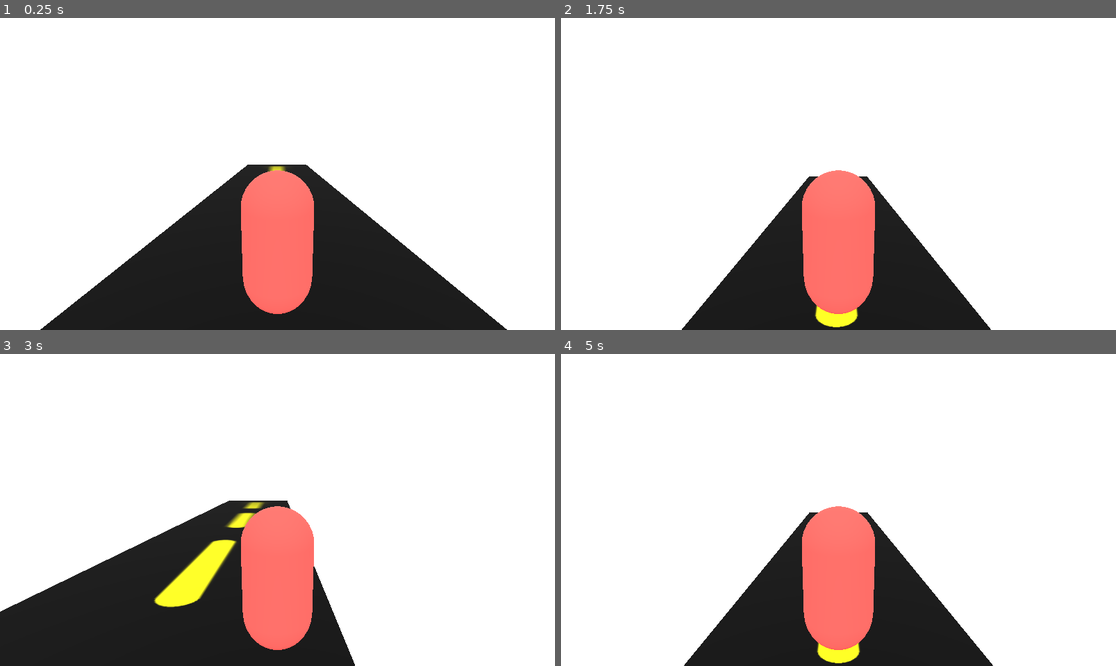
Above: before the commit, frames 1-4 (two rows, left to right).
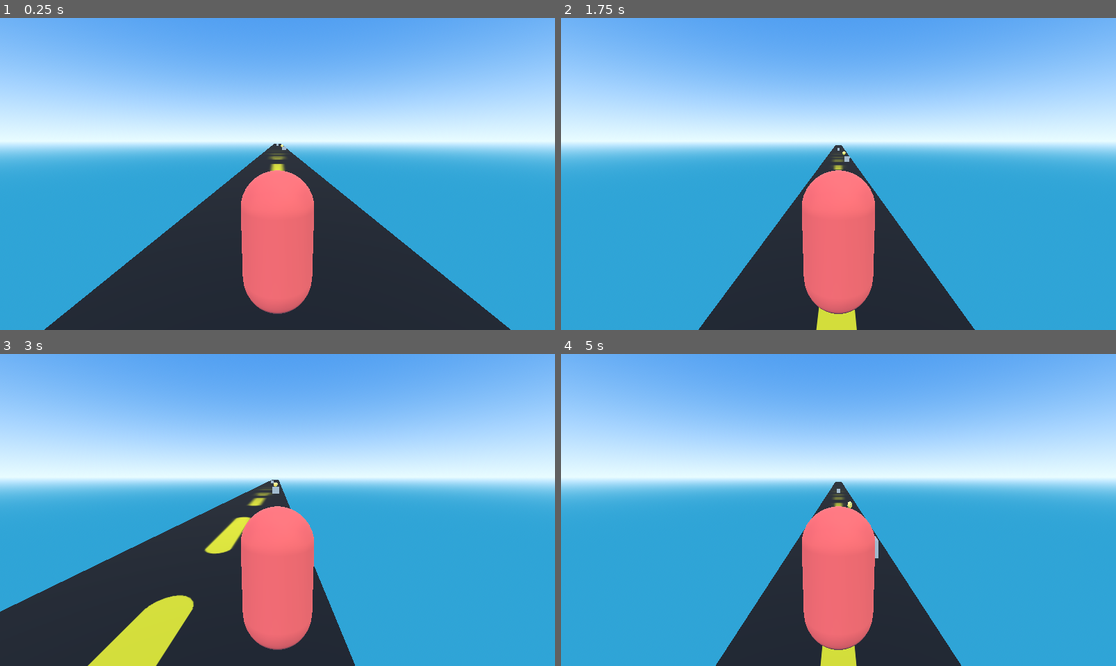
Above: after the commit, the same moments.

Repository: juliohenriquec/Endless-Runner-3D-Game
Game: Godot game, scene res://scenes/level.tscn
Same seed, same stepped clock (60 frames per second), same inputs: the game is played once before the commit and once after it. The project has no main scene, so this scene is started directly.
Inputs:
- Up to frame 1 (0.25 s): no input
- Up to frame 2 (1.75 s): tap Enter (ui_accept) at 0.5, 0.77, 1.52 s; hold Right (ui_right) 0.53-1.28 s; hold Left (ui_left) from 1.28 s (still down)
- Up to frame 3 (3 s): release Left (ui_left) at 2.03 s; hold Right (ui_right) from 2.03 s (still down)
- Up to frame 4 (5 s): tap Enter (ui_accept) at 3.02, 3.77, 4.52 s; release Right (ui_right) at 3.53 s; hold Left (ui_left) from 3.53 s (still down)

The runs differ from the first frame. In frame 1, 93% of the frame differs, in the area x 0-100%, y 0-100%; in frame 2, 95%; in frame 3, 93%; in frame 4, 95%.

Commit message:
protótipo v1

Diff:
--- /dev/null
+++ b/entities/coin.gd
@@ -0,0 +1,22 @@
+extends Node3D
+
+const ROT_SPEED := 2.0
+@export var hud : CanvasLayer
+@export var ground : Node3D
+
+# Called when the node enters the scene tree for the first time.
+func _ready() -> void:
+	pass # Replace with function body.
+
+
+# Called every frame. 'delta' is the elapsed time since the previous frame.
+func _process(delta: float) -> void:
+	rotate_y(deg_to_rad(ROT_SPEED))
+	var speed : float = Global.global_speed
+	position.z += speed * delta
+
+
+
+func _on_area_3d_body_entered(body: Node3D) -> void:
+	Global.coins += 1
+	queue_free()
--- /dev/null
+++ b/entities/coin.tscn
@@ -0,0 +1,19 @@
+[gd_scene load_steps=4 format=3 uid="uid://hxljpyuyjkmq"]
+
+[ext_resource type="PackedScene" uid="uid://dsd3maui6sbm2" path="res://addons/models/Coin_A.fbx" id="1_cg25x"]
+[ext_resource type="Script" uid="uid://5bvd2bvypaoq" path="res://entities/coin.gd" id="2_a182a"]
+
+[sub_resource type="CylinderShape3D" id="CylinderShape3D_a182a"]
+height = 0.4025879
+
+[node name="Coin" instance=ExtResource("1_cg25x")]
+script = ExtResource("2_a182a")
+
+[node name="Area3D" type="Area3D" parent="." index="0"]
+collision_layer = 2
+
+[node name="CollisionShape3D" type="CollisionShape3D" parent="Area3D" index="0"]
+transform = Transform3D(1, 0, 0, 0, -0.049843434, -0.99875706, 0, 0.99875706, -0.049843434, 0, 6.6928566e-05, -0.0013411045)
+shape = SubResource("CylinderShape3D_a182a")
+
+[connection signal="body_entered" from="Area3D" to="." method="_on_area_3d_body_entered"]
--- a/entities/coin_a.tscn
+++ /dev/null
@@ -1,5 +0,0 @@
-[gd_scene load_steps=2 format=3 uid="uid://hxljpyuyjkmq"]
-
-[ext_resource type="PackedScene" uid="uid://dsd3maui6sbm2" path="res://addons/models/Coin_A.fbx" id="1_68xl6"]
-
-[node name="Coin_A" instance=ExtResource("1_68xl6")]
--- /dev/null
+++ b/entities/obstacle.gd
@@ -0,0 +1,18 @@
+extends Node3D
+
+
+# Called when the node enters the scene tree for the first time.
+func _ready() -> void:
+	pass # Replace with function body.
+
+
+# Called every frame. 'delta' is the elapsed time since the previous frame.
+func _process(delta: float) -> void:
+	var speed : float = Global.global_speed
+	position.z += speed * delta
+
+
+
+func _on_area_3d_body_entered(body: Node3D) -> void:
+	if body.is_in_group("player"):
+		Global.global_speed = 0.0
--- /dev/null
+++ b/entities/obstacle.tscn
@@ -0,0 +1,31 @@
+[gd_scene load_steps=5 format=3 uid="uid://oousw4bquo48"]
+
+[ext_resource type="Script" uid="uid://c7us6dhlubljk" path="res://entities/obstacle.gd" id="1_yqsfx"]
+
+[sub_resource type="BoxMesh" id="BoxMesh_qcbvg"]
+
+[sub_resource type="BoxShape3D" id="BoxShape3D_sl1jc"]
+
+[sub_resource type="BoxShape3D" id="BoxShape3D_yqsfx"]
+size = Vector3(1, 1, 0.104400635)
+
+[node name="obstacle" type="Node3D"]
+script = ExtResource("1_yqsfx")
+
+[node name="RigidBody3D" type="RigidBody3D" parent="."]
+collision_layer = 4
+
+[node name="MeshInstance3D" type="MeshInstance3D" parent="RigidBody3D"]
+mesh = SubResource("BoxMesh_qcbvg")
+
+[node name="CollisionShape3D" type="CollisionShape3D" parent="RigidBody3D"]
+shape = SubResource("BoxShape3D_sl1jc")
+
+[node name="Area3D" type="Area3D" parent="RigidBody3D"]
+collision_layer = 4
+
+[node name="CollisionShape3D" type="CollisionShape3D" parent="RigidBody3D/Area3D"]
+transform = Transform3D(1, 0, 0, 0, 1, 0, 0, 0, 1, 0, 0, 0.45085144)
+shape = SubResource("BoxShape3D_yqsfx")
+
+[connection signal="body_entered" from="RigidBody3D/Area3D" to="." method="_on_area_3d_body_entered"]
--- a/entities/player.gd
+++ b/entities/player.gd
@@ -2,7 +2,7 @@
 
 
 const SPEED: float = 8.0
-const JUMP_VELOCITY:float = 8
+const JUMP_VELOCITY:float = 10
 const GRAVITY: float = 24.0
 const LANES: Array = [-2, 0, 2] #Posição das pistas de corrida index = 0,1,2
 
--- a/entities/player.tscn
+++ b/entities/player.tscn
@@ -10,7 +10,8 @@
 
 [sub_resource type="CapsuleShape3D" id="CapsuleShape3D_merdl"]
 
-[node name="Player" type="CharacterBody3D"]
+[node name="Player" type="CharacterBody3D" groups=["player"]]
+collision_mask = 6
 script = ExtResource("1_merdl")
 
 [node name="MeshInstance3D" type="MeshInstance3D" parent="."]
--- a/project.godot
+++ b/project.godot
@@ -14,7 +14,10 @@
 config/features=PackedStringArray("4.5", "GL Compatibility")
 config/icon="res://icon.svg"
 
-[rendering]
+[autoload]
 
-renderer/rendering_method="gl_compatibility"
-renderer/rendering_method.mobile="gl_compatibility"
+Global="*res://systems/global.gd"
+
+[global_group]
+
+player=""
--- /dev/null
+++ b/scenes/ground.tscn
@@ -0,0 +1,27 @@
+[gd_scene load_steps=6 format=3 uid="uid://uqxeai4o5tnh"]
+
+[ext_resource type="Texture2D" uid="uid://461s5lhv2nn" path="res://addons/textures/pista_texture.png" id="1_mi8v4"]
+[ext_resource type="Script" uid="uid://hymxhoqqhpcj" path="res://scenes/mesh_instance_3d.gd" id="2_lmksl"]
+
+[sub_resource type="StandardMaterial3D" id="StandardMaterial3D_mx8sn"]
+albedo_texture = ExtResource("1_mi8v4")
+uv1_scale = Vector3(1, 20, 20)
+
+[sub_resource type="BoxMesh" id="BoxMesh_ppgk2"]
+lightmap_size_hint = Vector2i(1034, 1016)
+material = SubResource("StandardMaterial3D_mx8sn")
+size = Vector3(6, 1, 200)
+
+[sub_resource type="BoxShape3D" id="BoxShape3D_w7c3h"]
+size = Vector3(6, 1, 200)
+
+[node name="Ground" type="StaticBody3D"]
+
+[node name="MeshInstance3D" type="MeshInstance3D" parent="."]
+transform = Transform3D(1, 0, 0, 0, 1, 0, 0, 0, 1, 0, -0.57197094, 0)
+mesh = SubResource("BoxMesh_ppgk2")
+script = ExtResource("2_lmksl")
+
+[node name="CollisionShape3D" type="CollisionShape3D" parent="."]
+transform = Transform3D(1, 0, 0, 0, 1, 0, 0, 0, 1, 0, -0.572, 0)
+shape = SubResource("BoxShape3D_w7c3h")
--- a/scenes/level.gd
+++ b/scenes/level.gd
@@ -1,35 +1 @@
 extends Node3D
-
-@export var road_scene := preload("res://scenes/road.tscn")
-@export var player :CharacterBody3D
-
-var chunk_length := 6.0
-var chunks_loaded := 0
-var chunck_in_front := 2
-var next_spawn_z := -3.0
-
-var road_spawnx: Array = [-2, 0, 2]
-
-func _ready() -> void:
-	for i in range(chunck_in_front + 1):
-		_spawn_chunk()
-
-
-func _spawn_chunk():
-	var chunk = road_scene.instantiate()
-	add_child(chunk)
-
-	chunk.player = player
-	print("player passado:", chunk.player)
-
-	chunk.position = Vector3(0, 0, next_spawn_z)
-	next_spawn_z -= chunk_length
-
-	chunk.chunk_passed.connect(_on_chunk_passed)
-	chunks_loaded += 1
-
-func _on_chunk_passed(chunk):
-	chunk.queue_free()
-	chunks_loaded -= 1
-
-	_spawn_chunk()
--- a/scenes/level.tscn
+++ b/scenes/level.tscn
@@ -1,34 +1,49 @@
-[gd_scene load_steps=6 format=3 uid="uid://x41ida6ew4s8"]
+[gd_scene load_steps=10 format=3 uid="uid://x41ida6ew4s8"]
 
 [ext_resource type="PackedScene" uid="uid://pmj7uke5xgdj" path="res://entities/player.tscn" id="1_2q6dc"]
 [ext_resource type="Script" uid="uid://cr2na7xceyl7x" path="res://scenes/level.gd" id="1_w8frs"]
+[ext_resource type="PackedScene" uid="uid://uqxeai4o5tnh" path="res://scenes/ground.tscn" id="3_w8frs"]
+[ext_resource type="PackedScene" uid="uid://hxljpyuyjkmq" path="res://entities/coin.tscn" id="4_mx8sn"]
+[ext_resource type="PackedScene" uid="uid://oousw4bquo48" path="res://entities/obstacle.tscn" id="5_ppgk2"]
+[ext_resource type="PackedScene" uid="uid://c8mgeya2pq0cp" path="res://systems/spawner.tscn" id="6_2r41h"]
 
-[sub_resource type="Environment" id="Environment_2q6dc"]
-background_mode = 1
-background_color = Color(0.83109623, 0.8710013, 0.9081354, 1)
-background_energy_multiplier = 2.2
-ambient_light_color = Color(1, 1, 1, 1)
-ambient_light_energy = 3.45
+[sub_resource type="ProceduralSkyMaterial" id="ProceduralSkyMaterial_w7c3h"]
+sky_top_color = Color(0.20953038, 0.45019114, 0.86622185, 1)
+sky_horizon_color = Color(0.82449347, 0.97152865, 1.1293368, 1)
+ground_bottom_color = Color(0.16031796, 0.5077981, 0.7230001, 1)
+ground_horizon_color = Color(0.82449347, 0.97152865, 1.1293368, 1)
 
-[sub_resource type="CameraAttributesPractical" id="CameraAttributesPractical_w7c3h"]
+[sub_resource type="Sky" id="Sky_w8frs"]
+sky_material = SubResource("ProceduralSkyMaterial_w7c3h")
 
-[sub_resource type="Compositor" id="Compositor_w8frs"]
+[sub_resource type="Environment" id="Environment_mx8sn"]
+background_mode = 2
+sky = SubResource("Sky_w8frs")
+tonemap_mode = 2
 
 [node name="Level" type="Node3D"]
 script = ExtResource("1_w8frs")
 
-[node name="Player" parent="." instance=ExtResource("1_2q6dc")]
-transform = Transform3D(1, 0, 0, 0, 1, 0, 0, 0, 1, 0.42332268, 0.94166964, 0.023258686)
+[node name="WorldEnvironment" type="WorldEnvironment" parent="."]
+environment = SubResource("Environment_mx8sn")
 
 [node name="DirectionalLight3D" type="DirectionalLight3D" parent="."]
 transform = Transform3D(1, 0, 0, 0, 0.612852, 0.7901978, 0, -0.7901978, 0.612852, 0, 14.340941, 9.893162)
 
-[node name="WorldEnvironment" type="WorldEnvironment" parent="."]
-environment = SubResource("Environment_2q6dc")
-camera_attributes = SubResource("CameraAttributesPractical_w7c3h")
-compositor = SubResource("Compositor_w8frs")
+[node name="Player" parent="." instance=ExtResource("1_2q6dc")]
+transform = Transform3D(1, 0, 0, 0, 1, 0, 0, 0, 1, 0, 1.0014852, 0)
+collision_mask = 134
 
-[node name="Spawn_Timer" type="Timer" parent="."]
-autostart = true
+[node name="Ground" parent="." instance=ExtResource("3_w8frs")]
+transform = Transform3D(1, 0, 0, 0, 1, 0, 0, 0, 1, 0, 0, -97.0683)
+collision_layer = 128
+collision_mask = 0
 
-[connection signal="timeout" from="Spawn_Timer" to="." method="_on_spawn_timer_timeout"]
+[node name="Coin" parent="." instance=ExtResource("4_mx8sn")]
+transform = Transform3D(1, 0, 0, 0, 1, 0, 0, 0, 1, 1.5521917, 0.706933, -69.815094)
+
+[node name="obstacle" parent="." instance=ExtResource("5_ppgk2")]
+transform = Transform3D(1, 0, 0, 0, 1, 0, 0, 0, 1, 1.7377973, 0.45299864, -53.679604)
+
+[node name="Spawner" parent="." instance=ExtResource("6_2r41h")]
+transform = Transform3D(1, 0, 0, 0, 1, 0, 0, 0, 1, 0, 0.43777466, -102.72957)
--- /dev/null
+++ b/scenes/mesh_instance_3d.gd
@@ -0,0 +1,11 @@
+extends MeshInstance3D
+
+var direction = Vector3(0, 1, 0)
+
+func _process(delta):
+	#Pega o material da surface 0 do mesh.Meshes simples têm 1 surface → índice 0.
+	var material := get_active_material(0)
+	#Se o material existe e é um StandarMaterial#D
+	if material and material is StandardMaterial3D:
+		#animação simples
+		material.uv1_offset += direction * (Global.global_speed / 10.0) * delta
--- a/scenes/road.gd
+++ /dev/null
@@ -1,17 +0,0 @@
-extends Node3D
-
-signal chunk_passed
-
-@export var player: CharacterBody3D
-@export var speed :float = 10.0
-@export var delete_distance : float = 10.0
-
-
-func _physics_process(delta: float) -> void:
-	if player == null:
-		return
-
-	global_translate(Vector3(0,0, -speed * delta))
-
-	if global_position.z < player.global_position.z - delete_distance:
-		emit_signal("chunk_passed", self)
--- a/scenes/road.tscn
+++ /dev/null
@@ -1,71 +0,0 @@
-[gd_scene load_steps=6 format=3 uid="uid://b4yjm8rteagn4"]
-
-[ext_resource type="Texture2D" uid="uid://461s5lhv2nn" path="res://addons/textures/pista_texture.png" id="1_mv8x7"]
-[ext_resource type="Script" uid="uid://day7q5bjdyohx" path="res://scenes/road.gd" id="1_my2y2"]
-
-[sub_resource type="StandardMaterial3D" id="StandardMaterial3D_w8frs"]
-albedo_texture = ExtResource("1_mv8x7")
-
-[sub_resource type="BoxMesh" id="BoxMesh_rd3vj"]
-material = SubResource("StandardMaterial3D_w8frs")
-size = Vector3(6, 1, 6)
-
-[sub_resource type="BoxShape3D" id="BoxShape3D_rd3vj"]
-size = Vector3(6, 1, 6)
-
-[node name="Road" type="Node3D"]
-script = ExtResource("1_my2y2")
-
-[node name="Block1" type="StaticBody3D" parent="."]
-
-[node name="MeshInstance3D" type="MeshInstance3D" parent="Block1"]
-transform = Transform3D(1, 0, 0, 0, 1, 0, 0, 0, 1, 0, -0.517, 0)
-mesh = SubResource("BoxMesh_rd3vj")
-
-[node name="CollisionShape3D" type="CollisionShape3D" parent="Block1"]
-transform = Transform3D(1, 0, 0, 0, 1, 0, 0, 0, 1, 0, -0.517, 0)
-shape = SubResource("BoxShape3D_rd3vj")
-
-[node name="Block2" type="StaticBody3D" parent="."]
-transform = Transform3D(1, 0, 0, 0, 1, 0, 0, 0, 1, 0, 0, 6)
-
-[node name="MeshInstance3D" type="MeshInstance3D" parent="Block2"]
-transform = Transform3D(1, 0, 0, 0, 1, 0, 0, 0, 1, 0, -0.517, 0)
-mesh = SubResource("BoxMesh_rd3vj")
-
-[node name="CollisionShape3D" type="CollisionShape3D" parent="Block2"]
-transform = Transform3D(1, 0, 0, 0, 1, 0, 0, 0, 1, 0, -0.517, 0)
-shape = SubResource("BoxShape3D_rd3vj")
-
-[node name="Block3" type="StaticBody3D" parent="."]
-transform = Transform3D(1, 0, 0, 0, 1, 0, 0, 0, 1, 0, 0, 12)
-
-[node name="MeshInstance3D" type="MeshInstance3D" parent="Block3"]
-transform = Transform3D(1, 0, 0, 0, 1, 0, 0, 0, 1, 0, -0.517, 0)
-mesh = SubResource("BoxMesh_rd3vj")
-
-[node name="CollisionShape3D" type="CollisionShape3D" parent="Block3"]
-transform = Transform3D(1, 0, 0, 0, 1, 0, 0, 0, 1, 0, -0.517, 0)
-shape = SubResource("BoxShape3D_rd3vj")
-
-[node name="Block4" type="StaticBody3D" parent="."]
-transform = Transform3D(1, 0, 0, 0, 1, 0, 0, 0, 1, 0, 0, 18)
-
-[node name="MeshInstance3D" type="MeshInstance3D" parent="Block4"]
-transform = Transform3D(1, 0, 0, 0, 1, 0, 0, 0, 1, 0, -0.517, 0)
-mesh = SubResource("BoxMesh_rd3vj")
-
-[node name="CollisionShape3D" type="CollisionShape3D" parent="Block4"]
-transform = Transform3D(1, 0, 0, 0, 1, 0, 0, 0, 1, 0, -0.517, 0)
-shape = SubResource("BoxShape3D_rd3vj")
-
-[node name="Block5" type="StaticBody3D" parent="."]
-transform = Transform3D(1, 0, 0, 0, 1, 0, 0, 0, 1, 0, 0, 24)
-
-[node name="MeshInstance3D" type="MeshInstance3D" parent="Block5"]
-transform = Transform3D(1, 0, 0, 0, 1, 0, 0, 0, 1, 0, -0.517, 0)
-mesh = SubResource("BoxMesh_rd3vj")
-
-[node name="CollisionShape3D" type="CollisionShape3D" parent="Block5"]
-transform = Transform3D(1, 0, 0, 0, 1, 0, 0, 0, 1, 0, -0.517, 0)
-shape = SubResource("BoxShape3D_rd3vj")
--- /dev/null
+++ b/systems/global.gd
@@ -0,0 +1,5 @@
+extends Node
+
+var coins := 0
+var uv_speed = 0.9
+var global_speed = uv_speed * 10
--- /dev/null
+++ b/systems/spawner.gd
@@ -0,0 +1,11 @@
+extends Node3D
+
+
+# Called when the node enters the scene tree for the first time.
+func _ready() -> void:
+	pass # Replace with function body.
+
+
+# Called every frame. 'delta' is the elapsed time since the previous frame.
+func _process(delta: float) -> void:
+	pass
--- /dev/null
+++ b/systems/spawner.tscn
@@ -0,0 +1,12 @@
+[gd_scene load_steps=4 format=3 uid="uid://c8mgeya2pq0cp"]
+
+[ext_resource type="PackedScene" uid="uid://oousw4bquo48" path="res://entities/obstacle.tscn" id="1_im8li"]
+[ext_resource type="Script" uid="uid://dxskx6dhfqwx7" path="res://systems/spawner.gd" id="1_vwlbe"]
+[ext_resource type="PackedScene" uid="uid://hxljpyuyjkmq" path="res://entities/coin.tscn" id="2_vwlbe"]
+
+[node name="Spawner" type="Node3D"]
+script = ExtResource("1_vwlbe")
+
+[node name="obstacle" parent="." instance=ExtResource("1_im8li")]
+
+[node name="Coin" parent="." instance=ExtResource("2_vwlbe")]
Not shown, added: entities/coin.gd.uid
Not shown, added: entities/obstacle.gd.uid
Not shown, added: scenes/mesh_instance_3d.gd.uid
Not shown, removed: scenes/road.gd.uid
Not shown, added: systems/global.gd.uid
Not shown, added: systems/spawner.gd.uid
